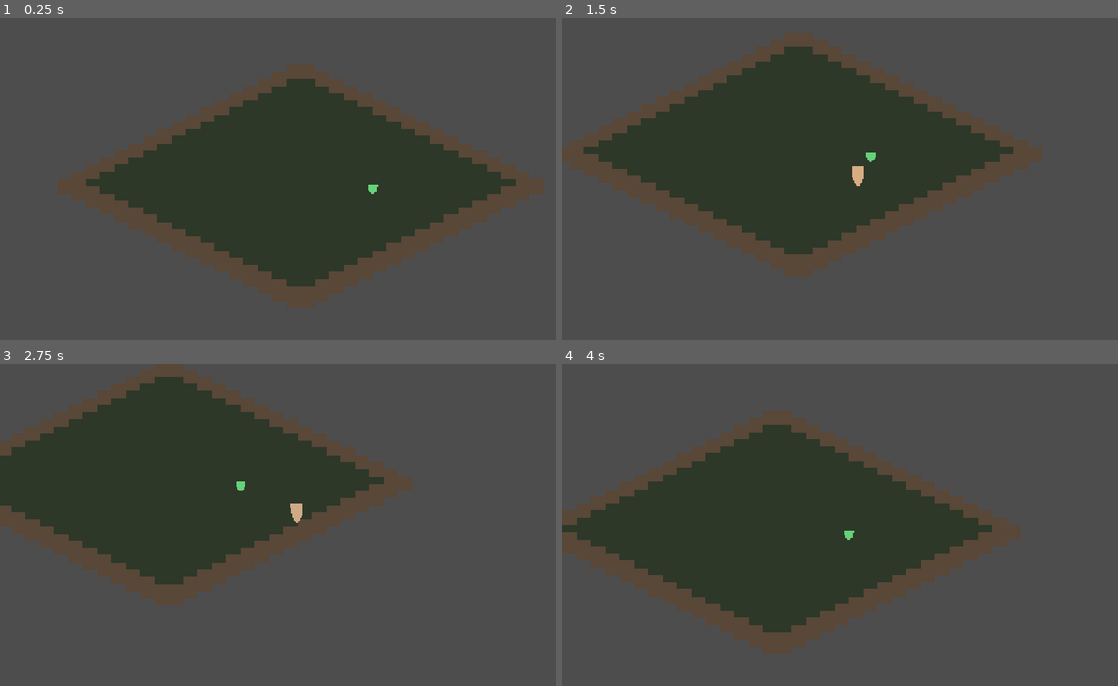
Above: before the commit, frames 1-4 (two rows, left to right).
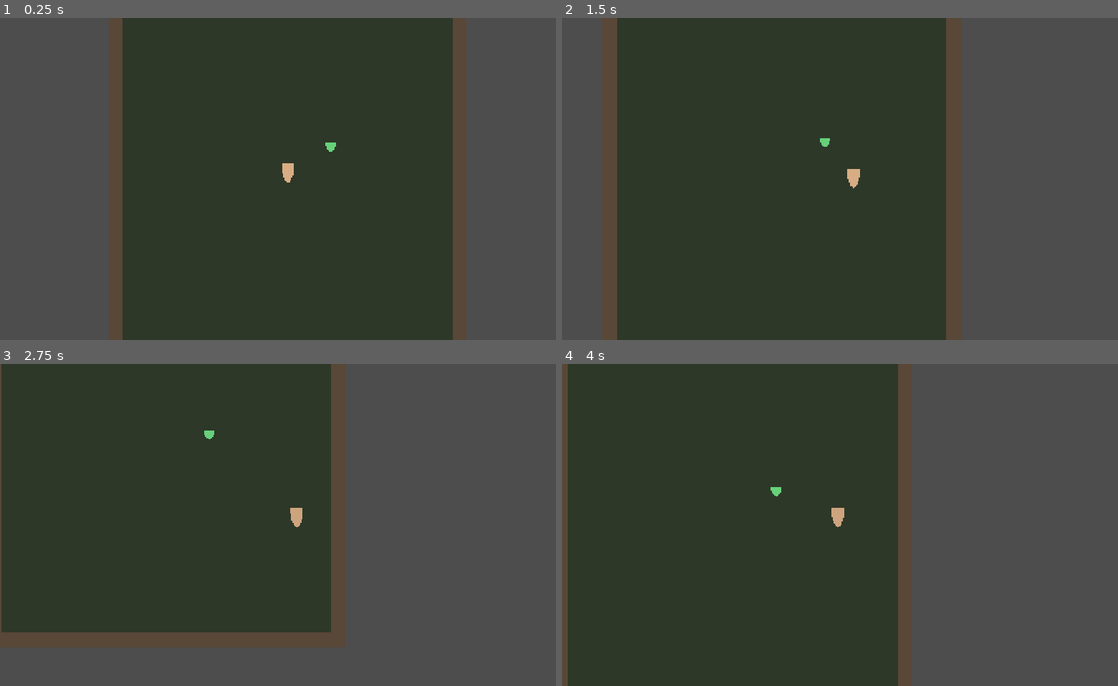
Above: after the commit, the same moments.

Repository: andreattar/valour-online
Game: Godot game, scene res://scenes/playground.tscn
Two runs of this game, one before a commit and one after it. Both use one fixed random seed, a clock stepped at 60 frames per second and the inputs below. Before the commit the project starts from res://scenes/isometric_playground.tscn.
Inputs (mouse positions are in pixels of both pictures, inside the frame that each line leads up to):
- Up to frame 1 (0.25 s): no input
- Up to frame 2 (1.5 s): tap Enter at 0.5 s; move the mouse to (973, 162) at 0.52 s; hold D (move_right) 0.53-1.28 s; hold Space (melee_attack, bound only after the commit) 0.53-1.28 s; click (973, 162) at 0.67 s; move the mouse to (734, 195) at 1.27 s; hold S (move_back) from 1.28 s (still down); tap Space (melee_attack, bound only after the commit) at 1.35 s
- Up to frame 3 (2.75 s): move the mouse to (344, 454) at 2.02 s; release S (move_back) at 2.03 s; hold D (move_right) from 2.03 s (still down); hold Space (melee_attack, bound only after the commit) from 2.03 s (still down); tap Enter at 2.1 s
- Up to frame 4 (4 s): move the mouse to (817, 589) at 2.77 s; release D (move_right) at 2.78 s; release Space (melee_attack, bound only after the commit) at 2.78 s; hold W (move_forward) 2.78-3.53 s; tap Keypad Enter at 2.85 s; click (817, 589) at 2.92 s; tap Space (melee_attack, bound only after the commit) at 3.05 s; move the mouse to (1017, 573) at 3.52 s; hold A (move_left) from 3.53 s (still down); hold Space (melee_attack, bound only after the commit) from 3.53 s (still down)

The runs differ from the first frame. In frame 1, 37% of the frame differs, in the area x 15-93%, y 0-100%; in frame 2, 37%; in frame 3, 26%; in frame 4, 39%, in the area x 0-78%, y 0-100%.

Commit message:
Redo world as Tibia-style oblique top-down: square grid, plus movement, not diamond isometric
Made-with: Cursor

Diff:
--- a/project.godot
+++ b/project.godot
@@ -15,19 +15,14 @@
 [application]
 
 config/name="Valour Online"
-config/description="2.5D isometric RPG foundation"
-run/main_scene="res://scenes/isometric_playground.tscn"
+config/description="Oblique top-down tile RPG (Tibia-style square grid)"
+run/main_scene="res://scenes/playground.tscn"
 config/features=PackedStringArray("4.6", "Forward Plus")
 
 [autoload]
 
+NetworkAuthority="*res://autoloads/network_authority.gd"
 MCPGameBridge="res://addons/godot_mcp/game_bridge/mcp_game_bridge.gd"
-
-[display]
-
-window/size/viewport_width=1280
-window/size/viewport_height=720
-window/stretch/mode="canvas_items"
 
 [editor_plugins]
 
@@ -39,6 +34,12 @@
 custom_bind_ip=""
 port_override_enabled=false
 port_override=6550
+
+[display]
+
+window/size/viewport_width=1280
+window/size/viewport_height=720
+window/stretch/mode="canvas_items"
 
 [input]
 
@@ -62,6 +63,11 @@
 "events": [Object(InputEventKey,"resource_local_to_scene":false,"resource_name":"","device":-1,"window_id":0,"alt_press …(192 unchanged characters)…
 ]
 }
+melee_attack={
+"deadzone": 0.0,
+"events": [Object(InputEventKey,"resource_local_to_scene":false,"resource_name":"","device":-1,"window_id":0,"alt_pressed":false,"shift_pressed":false,"ctrl_pressed":false,"meta_pressed":false,"pressed":false,"keycode":0,"physical_keycode":32,"key_label":0,"unicode":32,"location":0,"echo":false,"script":null)
+]
+}
 
 [rendering]
 
--- a/scenes/isometric_playground.tscn
+++ b/scenes/playground.tscn
@@ -1,7 +1,7 @@
-[gd_scene load_steps=6 format=3 uid="uid://b8valourplay01"]
+[gd_scene load_steps=6 format=3 uid="uid://valourplayground01"]
 
-[ext_resource type="Script" path="res://scripts/world/isometric_world.gd" id="1_terrain"]
-[ext_resource type="Script" path="res://scripts/player/valour_isometric_player.gd" id="2_player"]
+[ext_resource type="Script" path="res://scripts/world/world_grid.gd" id="1_terrain"]
+[ext_resource type="Script" path="res://scripts/player/valour_grid_player.gd" id="2_player"]
 [ext_resource type="Script" path="res://scripts/world/spawn_manager.gd" id="3_spawn"]
 [ext_resource type="PackedScene" path="res://scenes/creatures/slime.tscn" id="4_slime"]
 [ext_resource type="Script" path="res://scripts/ui/exhaust_hud.gd" id="5_hud"]
@@ -9,7 +9,7 @@
 [sub_resource type="CircleShape2D" id="CircleShape2D_feet"]
 radius = 10.0
 
-[node name="IsometricPlayground" type="Node2D"]
+[node name="Playground" type="Node2D"]
 y_sort_enabled = true
 
 [node name="Terrain" type="TileMapLayer" parent="."]
@@ -17,19 +17,19 @@
 
 [node name="TreeA" type="ColorRect" parent="."]
 z_index = -2
-position = Vector2(192, 96)
-offset_left = -20.0
-offset_top = -56.0
-offset_right = 20.0
+position = Vector2(200, 220)
+offset_left = -16.0
+offset_top = -48.0
+offset_right = 16.0
 offset_bottom = 8.0
 color = Color(0.18, 0.5, 0.22, 1)
 
 [node name="TreeB" type="ColorRect" parent="."]
 z_index = -2
-position = Vector2(-96, 48)
-offset_left = -20.0
-offset_top = -56.0
-offset_right = 20.0
+position = Vector2(96, 160)
+offset_left = -16.0
+offset_top = -48.0
+offset_right = 16.0
 offset_bottom = 8.0
 color = Color(0.22, 0.55, 0.28, 1)
 
--- a/scripts/creatures/grid_enemy.gd
+++ b/scripts/creatures/grid_enemy.gd
@@ -20,7 +20,7 @@
 	hp = max_hp
 	_anim.sprite_frames = PlaceholderSpriteFrames.make_slime_frames()
 	_anim.play(&"idle")
-	_world = get_tree().get_first_node_in_group("iso_world")
+	_world = get_tree().get_first_node_in_group("world_grid")
 	if _world and _world.has_method("world_to_grid_pos"):
 		grid_pos = _world.world_to_grid_pos(global_position)
 		global_position = _world.grid_to_world_pos(grid_pos)
--- a/scripts/player/valour_isometric_player.gd
+++ b/scripts/player/valour_grid_player.gd
@@ -1,6 +1,6 @@
 extends CharacterBody2D
-## Grid movement on isometric tiles. WASD = screen-space + (up/down/left/right); each step is still
-## one diamond edge, chosen to best match that screen direction. Click: BFS path. Space: melee.
+## Tibia-style: square tile grid + smooth steps (oblique / top-down presentation, not diamond isometric).
+## WASD = screen cardinal on the grid (plus). Click = BFS. Space = melee.
 
 const PlaceholderSpriteFrames := preload("res://scripts/rendering/placeholder_sprite_frames.gd")
 
@@ -9,7 +9,7 @@
 const ARRIVE_EPS := 2.0
 
 @export_group("Grid")
-@export var cell_size: Vector2 = Vector2(64, 32)
+@export var cell_size: Vector2 = Vector2(32, 32)
 @export var move_speed: float = 220.0
 @export var melee_damage: int = 4
 
@@ -20,8 +20,8 @@
 var _target_world: Vector2 = Vector2.ZERO
 var _path: Array[Vector2i] = []
 var _keyboard_dir: Vector2i = Vector2i.ZERO
-## Last chosen grid step (for melee and path); also drives anim when using keyboard.
-var _facing: Vector2i = Vector2i(1, 0)
+## Grid steps: (0,-1) north, (0,1) south, (-1,0) west, (1,0) east — screen-aligned.
+var _facing: Vector2i = Vector2i(0, 1)
 
 var _world: Node
 var _exhaust := ExhaustTimers.new()
@@ -32,7 +32,7 @@
 func _ready() -> void:
 	_visual.sprite_frames = PlaceholderSpriteFrames.make_character_frames()
 	_visual.play("idle_south")
-	_world = get_tree().get_first_node_in_group("iso_world")
+	_world = get_tree().get_first_node_in_group("world_grid")
 	if _world:
 		_grid_pos = _world.world_to_grid_pos(global_position)
 		global_position = _world.grid_to_world_pos(_grid_pos)
@@ -47,19 +47,17 @@
 
 
 func grid_to_world_fallback(g: Vector2i) -> Vector2:
-	var hw := cell_size.x * 0.5
-	var hh := cell_size.y * 0.5
-	return Vector2((g.x - g.y) * hw, (g.x + g.y) * hh)
+	return Vector2(
+		(float(g.x) + 0.5) * cell_size.x,
+		(float(g.y) + 0.5) * cell_size.y,
+	)
 
 
 func world_to_grid_fallback(p: Vector2) -> Vector2i:
-	var hw := cell_size.x * 0.5
-	var hh := cell_size.y * 0.5
-	if hw == 0.0 or hh == 0.0:
-		return Vector2i.ZERO
-	var gx := (p.x / hw + p.y / hh) * 0.5
-	var gy := (p.y / hh - p.x / hw) * 0.5
-	return Vector2i(round(gx), round(gy))
+	return Vector2i(
+		floori(p.x / cell_size.x),
+		floori(p.y / cell_size.y),
+	)
 
 
 func _grid_to_world(g: Vector2i) -> Vector2:
@@ -122,6 +120,32 @@
 func _is_neighbor(a: Vector2i, b: Vector2i) -> bool:
 	var d := a - b
 	return abs(d.x) + abs(d.y) == 1
+
+
+func _read_grid_direction_from_input() -> Vector2i:
+	var dx := 0
+	var dy := 0
+	if Input.is_action_pressed("move_right"):
+		dx += 1
+	if Input.is_action_pressed("move_left"):
+		dx -= 1
+	if Input.is_action_pressed("move_back"):
+		dy += 1
+	if Input.is_action_pressed("move_forward"):
+		dy -= 1
+	if dx == 0 and dy == 0:
+		return Vector2i.ZERO
+	if abs(dx) >= abs(dy):
+		return Vector2i(_sign_int(dx), 0)
+	return Vector2i(0, _sign_int(dy))
+
+
+func _sign_int(x: int) -> int:
+	if x > 0:
+		return 1
+	if x < 0:
+		return -1
+	return 0
 
 
 func _keyboard_screen_dir() -> Vector2:
@@ -140,48 +164,15 @@
 	return Vector2(dx, dy).normalized()
 
 
-func _read_grid_direction_from_input() -> Vector2i:
-	var screen_dir := _keyboard_screen_dir()
-	if screen_dir.length_squared() < 1e-8:
-		return Vector2i.ZERO
-	return _best_grid_step_matching_world_dir(screen_dir)
-
-
-## Among the 4 diamond neighbors, pick the step whose world delta best aligns with `world_dir` (screen-space).
-func _best_grid_step_matching_world_dir(world_dir: Vector2) -> Vector2i:
-	var p0 := _grid_to_world(_grid_pos)
-	var best_step := Vector2i.ZERO
-	var best_dot := -10.0
-	var dirs: Array[Vector2i] = [
-		Vector2i(-1, 0),
-		Vector2i(1, 0),
-		Vector2i(0, 1),
-		Vector2i(0, -1),
-	]
-	for d in dirs:
-		var cell := _grid_pos + d
-		if not _can_enter_cell(cell):
-			continue
-		var p1 := _grid_to_world(cell)
-		var step := p1 - p0
-		if step.length_squared() < 1e-8:
-			continue
-		var dot: float = step.normalized().dot(world_dir)
-		if dot > best_dot:
-			best_dot = dot
-			best_step = d
-	return best_step
-
-
 func _input(event: InputEvent) -> void:
 	if event.is_action_pressed("melee_attack"):
 		_try_melee()
 
 
 func _melee_facing_grid() -> Vector2i:
-	var ks := _keyboard_screen_dir()
-	if ks.length_squared() > 1e-8:
-		return _best_grid_step_matching_world_dir(ks)
+	var k := _read_grid_direction_from_input()
+	if k != Vector2i.ZERO:
+		return k
 	return _facing
 
 
@@ -277,6 +268,20 @@
 	return "north"
 
 
+func _dir_name_from_grid_facing(f: Vector2i) -> String:
+	match f:
+		Vector2i(0, -1):
+			return "north"
+		Vector2i(0, 1):
+			return "south"
+		Vector2i(-1, 0):
+			return "west"
+		Vector2i(1, 0):
+			return "east"
+		_:
+			return "south"
+
+
 func _anim_label() -> String:
 	var ks := _keyboard_screen_dir()
 	if ks.length_squared() > 1e-8:
@@ -289,20 +294,6 @@
 	return _dir_name_from_grid_facing(_facing)
 
 
-func _dir_name_from_grid_facing(f: Vector2i) -> String:
-	match f:
-		Vector2i(-1, 0):
-			return "north"
-		Vector2i(1, 0):
-			return "south"
-		Vector2i(0, 1):
-			return "west"
-		Vector2i(0, -1):
-			return "east"
-		_:
-			return "south"
-
-
 func _play_anim_walking() -> void:
 	_visual.play("walk_%s" % _anim_label())
 
@@ -314,4 +305,7 @@
 func _update_facing_from_velocity(v: Vector2) -> void:
 	if v.length_squared() < 0.01:
 		return
-	_facing = _best_grid_step_matching_world_dir(v.normalized())
+	if absf(v.x) >= absf(v.y):
+		_facing = Vector2i(1 if v.x > 0.0 else -1, 0)
+	else:
+		_facing = Vector2i(0, 1 if v.y > 0.0 else -1)
--- a/scripts/world/spawn_manager.gd
+++ b/scripts/world/spawn_manager.gd
@@ -10,7 +10,7 @@
 
 
 func _ready() -> void:
-	_world = get_tree().get_first_node_in_group("iso_world")
+	_world = get_tree().get_first_node_in_group("world_grid")
 	call_deferred("_spawn")
 
 
--- a/scripts/world/isometric_world.gd
+++ b/scripts/world/world_grid.gd
@@ -1,32 +1,29 @@
 extends TileMapLayer
-## Builds isometric TileSet at runtime and paints a small arena (Godot 4.4+ uses TileMapLayer, not TileMap).
-## Group "iso_world": exposes is_walkable(grid: Vector2i).
+## Square logical grid for oblique / top-down ~45° presentation (Tibia-style), not 2:1 diamond isometric.
+## TileSet is orthogonal; sprites can later be drawn with oblique perspective.
+## Group "world_grid": is_walkable, grid_to_world_pos, world_to_grid_pos.
 
-const CELL := Vector2i(64, 32)
+const CELL := Vector2i(32, 32)
 const ATLAS_FLOOR := Vector2i(0, 0)
 const ATLAS_WALL := Vector2i(1, 0)
 
-@export var map_radius: int = 8
+@export var map_radius: int = 12
 
 
 func _ready() -> void:
-	add_to_group("iso_world")
+	add_to_group("world_grid")
 	tile_set = _build_tileset()
 	_paint_arena()
 
 
 func _build_tileset() -> TileSet:
 	var ts := TileSet.new()
-	ts.tile_shape = TileSet.TILE_SHAPE_ISOMETRIC
-	ts.tile_layout = TileSet.TILE_LAYOUT_DIAMOND_DOWN
 	ts.tile_size = CELL
-
-	var img := Image.create(128, 32, false, Image.FORMAT_RGBA8)
+	var img := Image.create(64, 32, false, Image.FORMAT_RGBA8)
 	img.fill(Color(0.18, 0.22, 0.16, 1))
-	for x in range(64, 128):
+	for x in range(32, 64):
 		for y in range(32):
 			img.set_pixel(x, y, Color(0.35, 0.28, 0.22, 1))
-
 	var tex := ImageTexture.create_from_image(img)
 	var atlas := TileSetAtlasSource.new()
 	atlas.texture = tex
Not shown, removed: scripts/player/valour_isometric_player.gd.uid
Not shown, removed: scripts/world/isometric_world.gd.uid
Not shown, changed: docs/design/era_7x_scope.md
